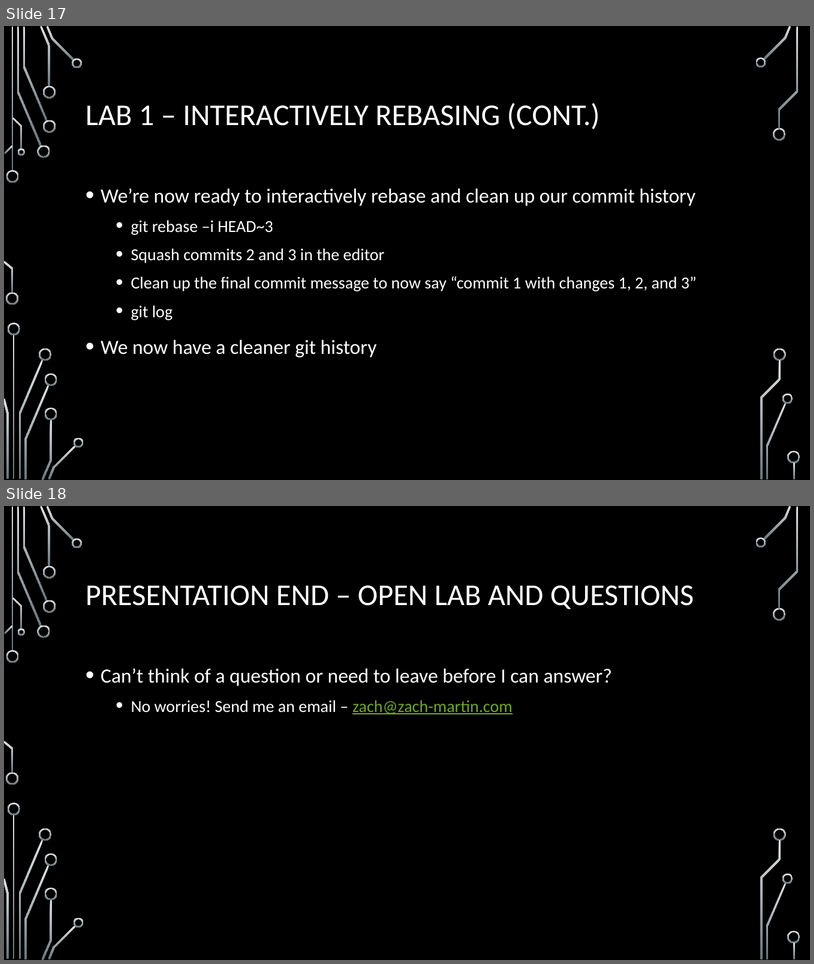
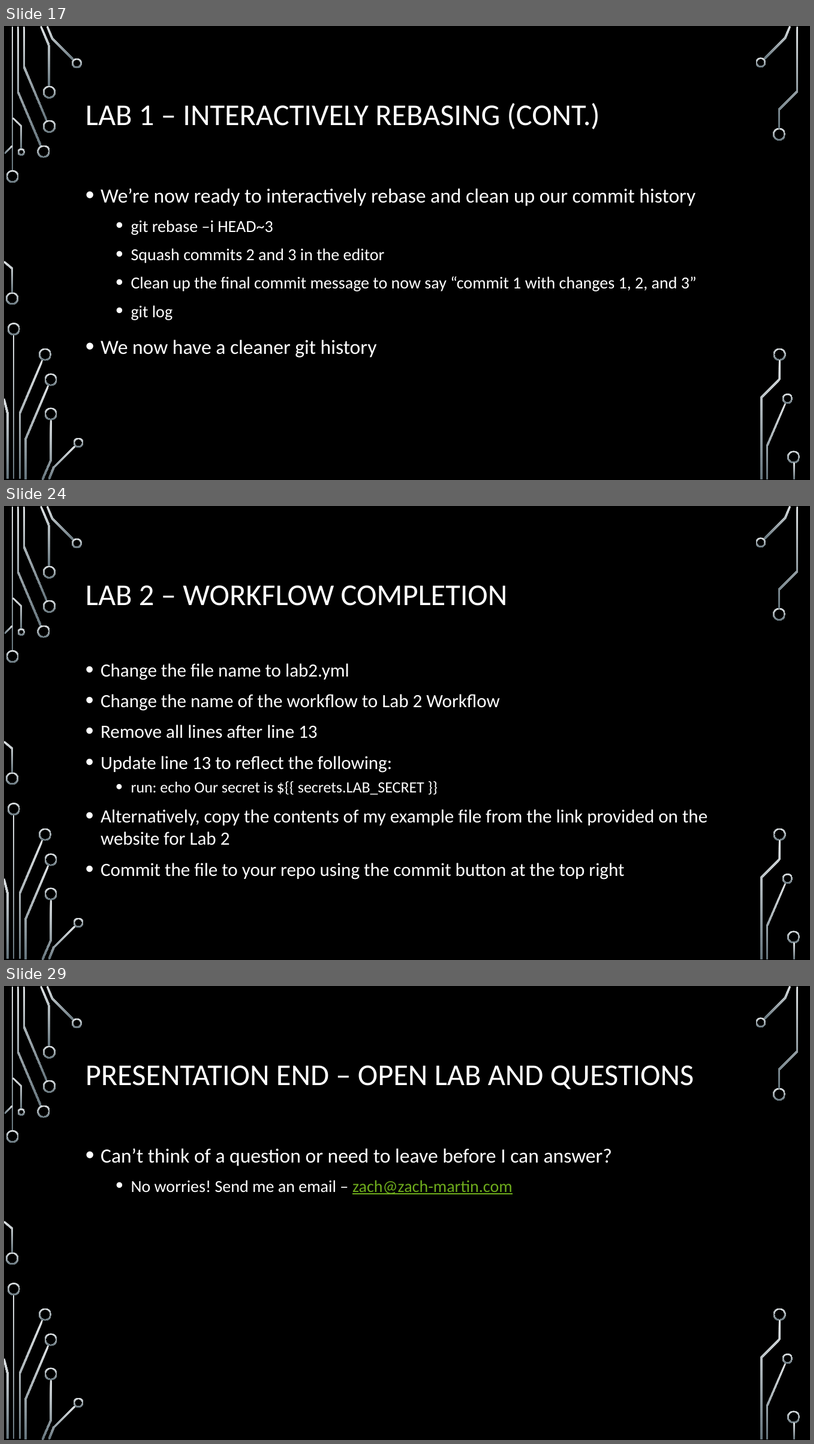
Before and after one commit to onideus/github-101-website, a slide deck: resources/Advanced github topics.pptx. Shown one above the other, each under a label of ours: slides 17 and 18 before the commit, slides 17, 24 and 29 after it; the slides between them are not shown. The pictures are 814x964 and 814x1444 pixels, drawn with LibreOffice and Linux fonts; fonts in the diff are those of the drawing; background and template pictures are left out. Boxes give left, top, right and bottom in pixels: in the first picture for what was removed or moved away, otherwise in the second. Text is boxed around its words. In the diff, an @@ line names an element or a change of style, - is before the commit and + after.

```diff
--- a/resources/Advanced github topics.pptx
+++ b/resources/Advanced github topics.pptx
@@ slide 24 added at box(4, 506, 810, 960), background picture (left out); not listed: 36 template elements that a slide beside it also shows @@
@@ title added at box(86, 585, 508, 606), 36 pt, text #FFFFFF @@
+LAB 2 – WORKFLOW COMPLETION
@@ text added at box(101, 663, 708, 879), 22.2 pt, text #FFFFFF @@
+• Change the file name to lab2.yml
+• Change the name of the workflow to Lab 2 Workflow
+• Remove all lines after line 13
+• Update line 13 to reflect the following:
+  • run: echo Our secret is ${{ secrets.LAB_SECRET }}
+• Alternatively, copy the contents of my example file from the link provided on the website for Lab 2
+• Commit the file to your repo using the commit button at the top right
@@ what was slide 18 is now slide 29 @@
```
Also in this commit, not shown: 10 other slides added, 2 other files.
